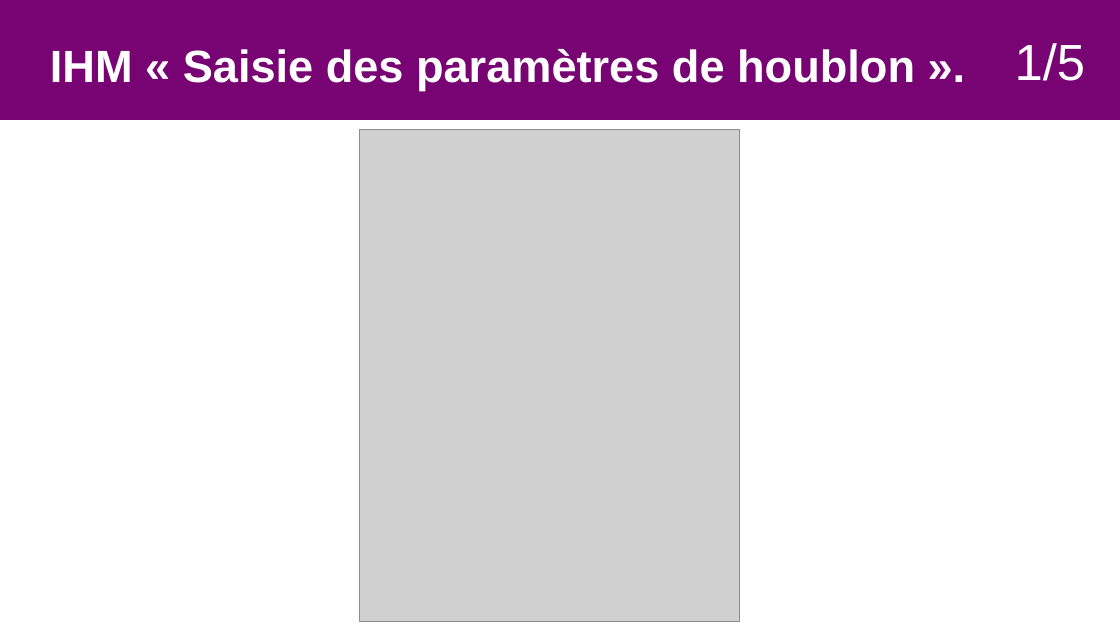
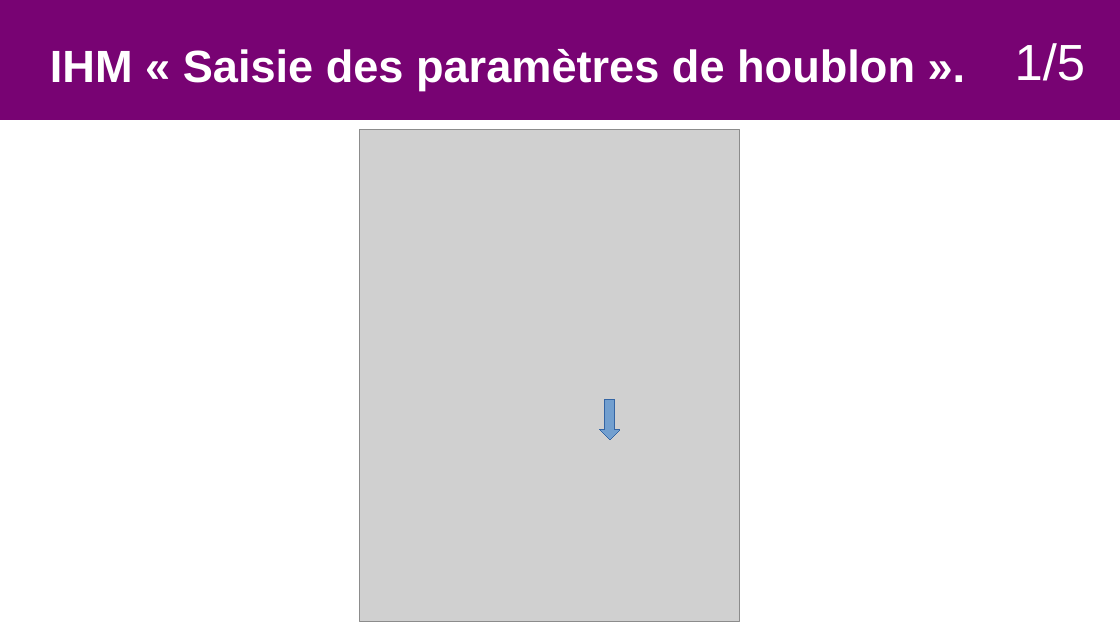
Before and after one commit to Sauvage89/sechoir-houblon, a slide deck: slide 11 of doc/diaporama/revue4/02-revue_sauvage.odp. Drawn at 1120x630 pixels with LibreOffice and Linux fonts; fonts in the diff are those of the drawing; grey boxes stand for pictures. Boxes give left, top, right and bottom in pixels: in the first picture for what was removed or moved away, otherwise in the second. Text is boxed around its words. In the diff, an @@ line names an element or a change of style, - is before the commit and + after.

```diff
--- a/doc/diaporama/revue4/02-revue_sauvage.odp
+++ b/doc/diaporama/revue4/02-revue_sauvage.odp
@@ down arrow added at [601, 400, 621, 440], fill #729FCF, outline #3465A4 0 pt @@
```
Also in this commit, not shown: 5 other slides changed, 1 slide added, 1 other file.
